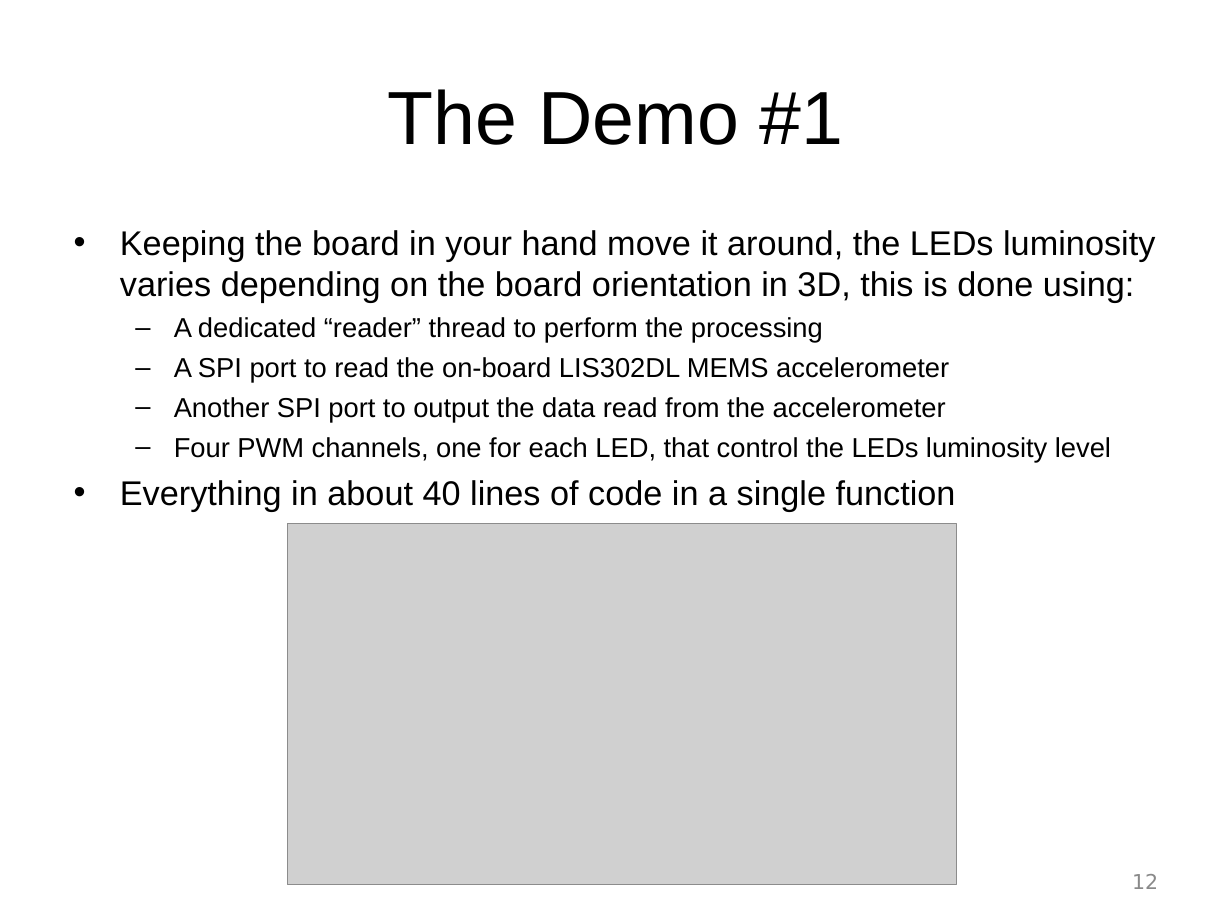
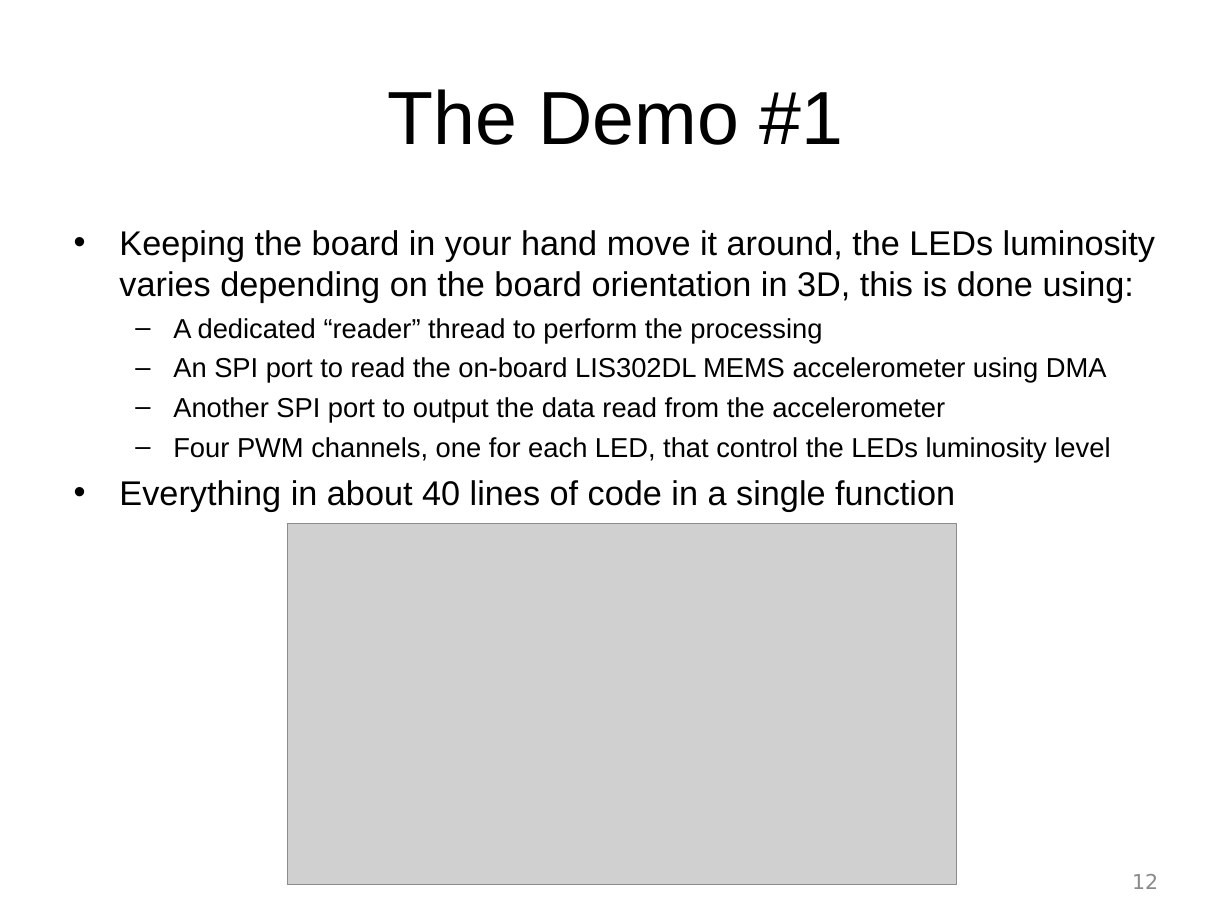
Before and after one commit to ArduPilot/ChibiOS.svn, a slide deck: slide 12 of slides_better_embedded_2012/ChibiOS-RT 4 Demo.ppt. Drawn at 1232x924 pixels with LibreOffice and Linux fonts; fonts in the diff are those of the drawing; grey boxes stand for pictures; background and template pictures are left out. Boxes give left, top, right and bottom in pixels: in the first picture for what was removed or moved away, otherwise in the second. Text is boxed around its words. In the diff, an @@ line names an element or a change of style, - is before the commit and + after.

```diff
--- a/slides_better_embedded_2012/ChibiOS-RT 4 Demo.ppt
+++ b/slides_better_embedded_2012/ChibiOS-RT 4 Demo.ppt
@@ text at (119,230,1155,511): indent changed @@
@@ text at (173,357,1107,383): text changed @@
-  – A SPI port to read the on-board LIS302DL MEMS accelerometer
+  – An SPI port to read the on-board LIS302DL MEMS accelerometer using DMA
```
Also in this commit, not shown: 15 other slides changed, 3 other files.
